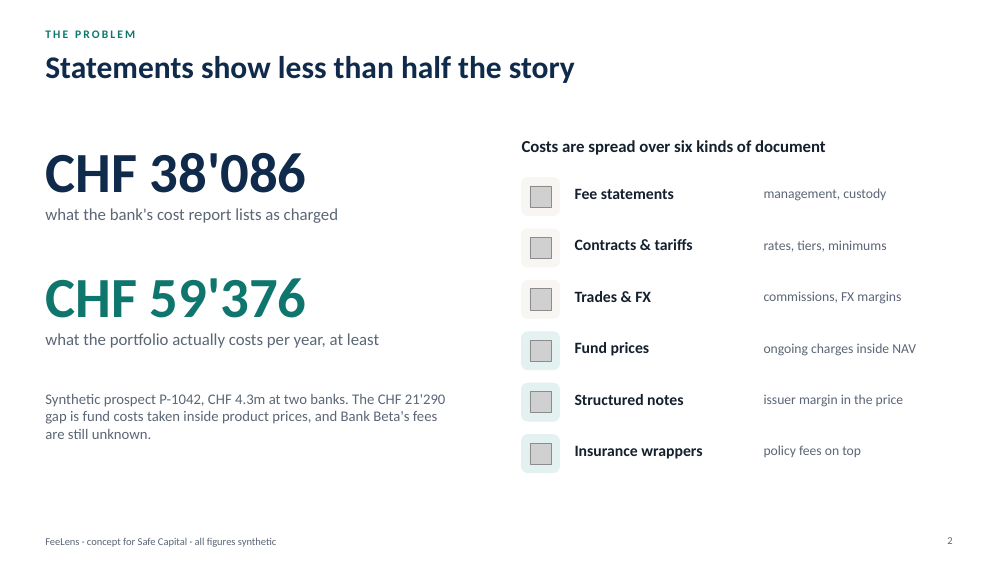
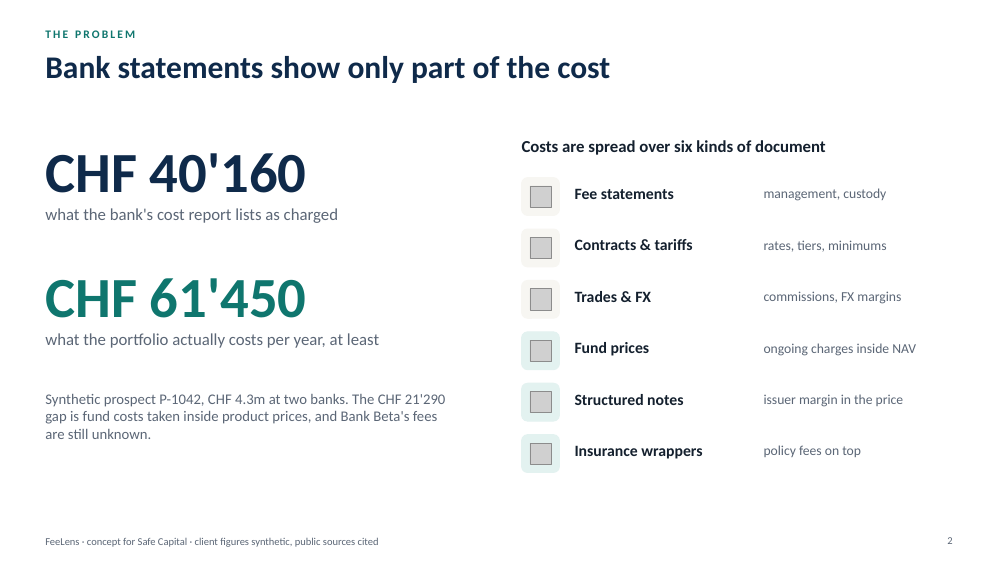
Before and after one commit to rossotti-alessandro/PortfolioCostEngine, a slide deck: slide 2 of slides/FeeLens_Executive_Deck.pptx. Drawn at 1008x567 pixels with LibreOffice and Linux fonts; fonts in the diff are those of the drawing; grey boxes stand for pictures. Boxes give left, top, right and bottom in pixels: in the first picture for what was removed or moved away, otherwise in the second. Text is boxed around its words. In the diff, an @@ line names an element or a change of style, - is before the commit and + after.

```diff
--- a/slides/FeeLens_Executive_Deck.pptx
+++ b/slides/FeeLens_Executive_Deck.pptx
@@ title at bbox=[45, 56, 610, 83]: text changed @@
-Statements show less than half the story
+Bank statements show only part of the cost
@@ text at bbox=[45, 153, 307, 193]: text changed @@
-CHF 38'086
+CHF 40'160
@@ text at bbox=[45, 278, 307, 318]: text changed @@
-CHF 59'376
+CHF 61'450
@@ text at bbox=[45, 537, 379, 547]: text changed @@
-FeeLens · concept for Safe Capital · all figures synthetic
+FeeLens · concept for Safe Capital · client figures synthetic, public sources cited
```
Also in this commit, not shown: 23 other slides changed, 1 slide added, 6 other files.
